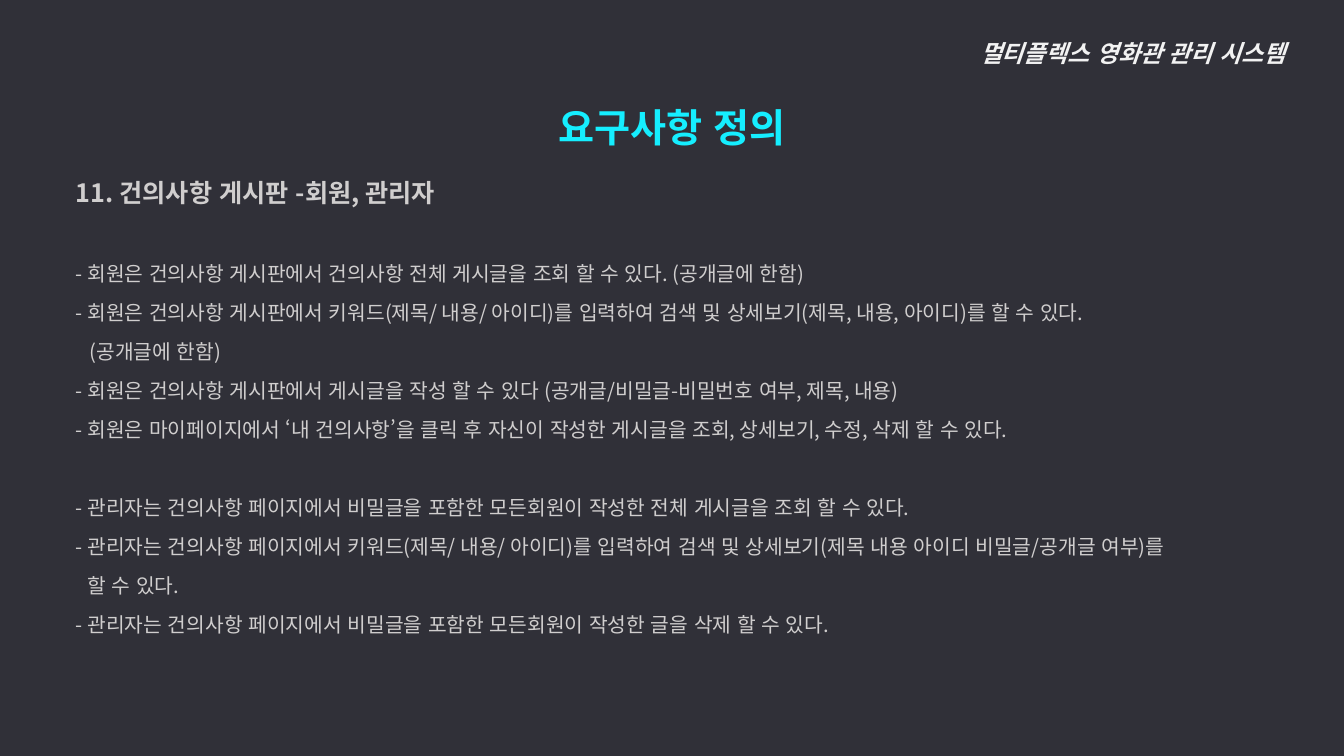
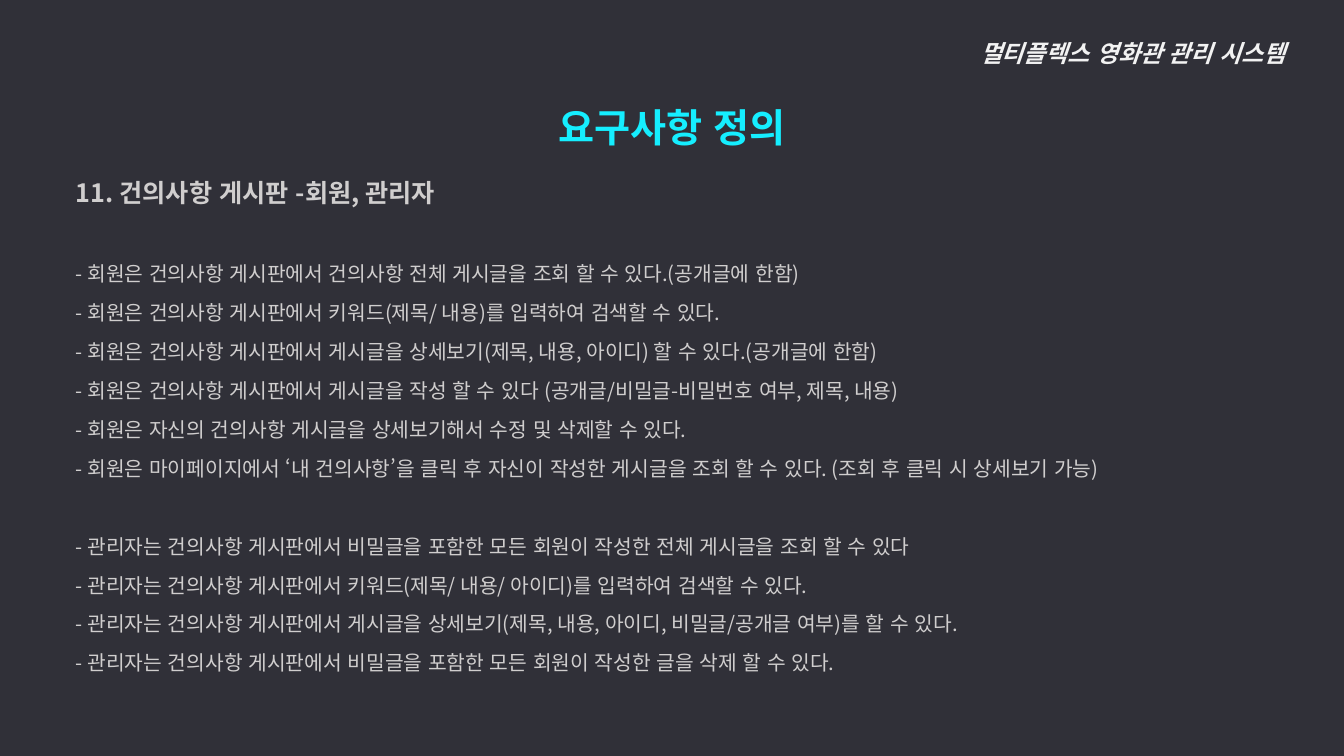
Before and after one commit to ywc-412/MultiplexTeamProject, a slide deck: slide 20 of 2조 시스템개요, 요구사항 정의.pptx (slide 19 before the commit). Drawn at 1344x756 pixels with LibreOffice and Linux fonts; fonts in the diff are those of the drawing. Boxes give left, top, right and bottom in pixels: in the first picture for what was removed or moved away, otherwise in the second. Text is boxed around its words. In the diff, an @@ line names an element or a change of style, - is before the commit and + after.

Commit message:
요구사항정의 피드백 받은 부분 반영해서 다시 올림

```diff
--- a/2조 시스템개요, 요구사항 정의.pptx
+++ b/2조 시스템개요, 요구사항 정의.pptx
@@ text at (87, 264, 877, 363): text changed @@
-  - 회원은 건의사항 게시판에서 건의사항 전체 게시글을 조회 할 수 있다. (공개글에 한함)
-  - 회원은 건의사항 게시판에서 키워드(제목/ 내용/ 아이디)를 입력하여 검색 및 상세보기(제목, 내용, 아이디)를 할 수 있다.
-  (공개글에 한함)
+  - 회원은 건의사항 게시판에서 건의사항 전체 게시글을 조회 할 수 있다.(공개글에 한함)
+  - 회원은 건의사항 게시판에서 키워드(제목/ 내용)를 입력하여 검색할 수 있다.
+  - 회원은 건의사항 게시판에서 게시글을 상세보기(제목, 내용, 아이디) 할 수 있다.(공개글에 한함)
@@ text at (87, 420, 1098, 672): text changed @@
-  - 회원은 마이페이지에서 ‘내 건의사항’을 클릭 후 자신이 작성한 게시글을 조회, 상세보기, 수정, 삭제 할 수 있다.
-  - 관리자는 건의사항 페이지에서 비밀글을 포함한 모든회원이 작성한 전체 게시글을 조회 할 수 있다.
-  - 관리자는 건의사항 페이지에서 키워드(제목/ 내용/ 아이디)를 입력하여 검색 및 상세보기(제목 내용 아이디 비밀글/공개글 여부)를
-  할 수 있다.
-  - 관리자는 건의사항 페이지에서 비밀글을 포함한 모든회원이 작성한 글을 삭제 할 수 있다.
+  - 회원은 자신의 건의사항 게시글을 상세보기해서 수정 및 삭제할 수 있다.
+  - 회원은 마이페이지에서 ‘내 건의사항’을 클릭 후 자신이 작성한 게시글을 조회 할 수 있다. (조회 후 클릭 시 상세보기 가능)
+  - 관리자는 건의사항 게시판에서 비밀글을 포함한 모든 회원이 작성한 전체 게시글을 조회 할 수 있다
+  - 관리자는 건의사항 게시판에서 키워드(제목/ 내용/ 아이디)를 입력하여 검색할 수 있다.
+  - 관리자는 건의사항 게시판에서 게시글을 상세보기(제목, 내용, 아이디, 비밀글/공개글 여부)를 할 수 있다.
+  - 관리자는 건의사항 게시판에서 비밀글을 포함한 모든 회원이 작성한 글을 삭제 할 수 있다.
```
Also in this commit, not shown: 13 other slides changed, 2 slides added.
